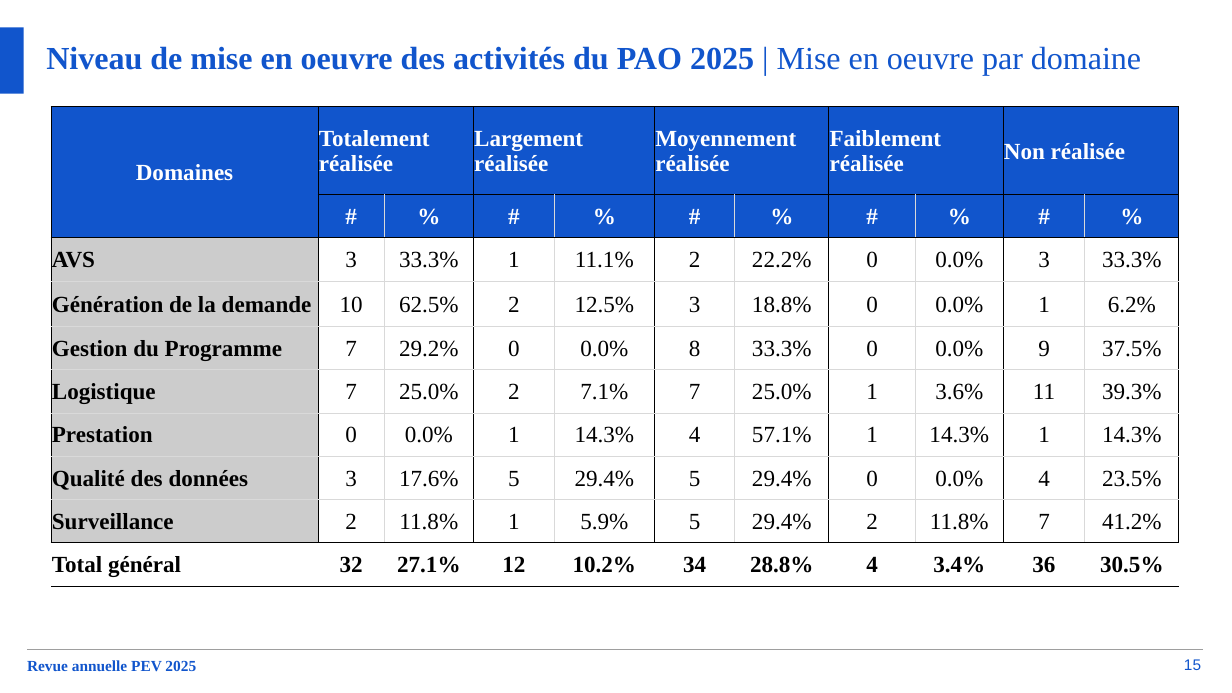
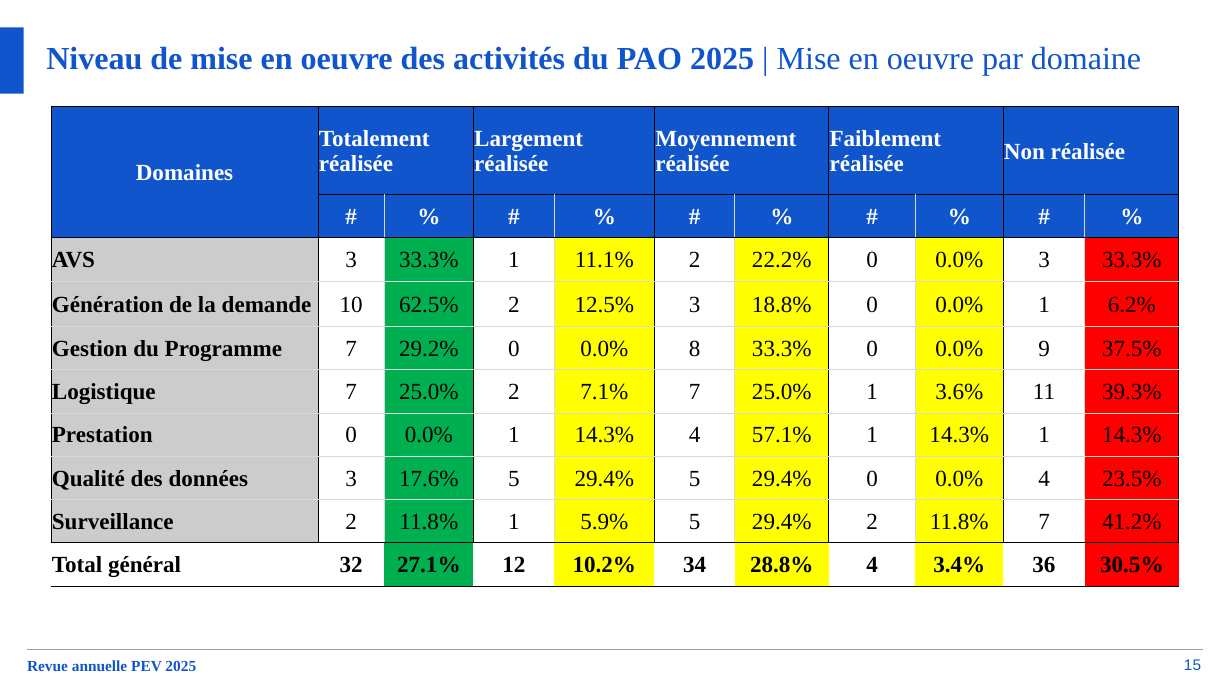
Before and after one commit to WHO-IST-CA/revue_annuelle, a slide deck: slide 15 of docs/epi/presentations/j1/Revue annuelle PEV 2025 _ Presentation S&E (2).pptx. Drawn at 1232x693 pixels with LibreOffice and Linux fonts; fonts in the diff are those of the drawing. Boxes give left, top, right and bottom in pixels: in the first picture for what was removed or moved away, otherwise in the second. Text is boxed around its words. In the diff, an @@ line names an element or a change of style, - is before the commit and + after.

```diff
--- a/docs/epi/presentations/j1/Revue annuelle PEV 2025 _ Presentation S&E (2).pptx
+++ b/docs/epi/presentations/j1/Revue annuelle PEV 2025 _ Presentation S&E (2).pptx
@@ table at bbox=[51, 107, 1179, 581] @@
@@ fill none to #00B050 in 8 cells @@
@@ fill none to #FFFF00 in 24 cells @@
@@ fill none to #FF0000 in 8 cells @@
```
Also in this commit, not shown: 1 other slide changed, 5 other files.
